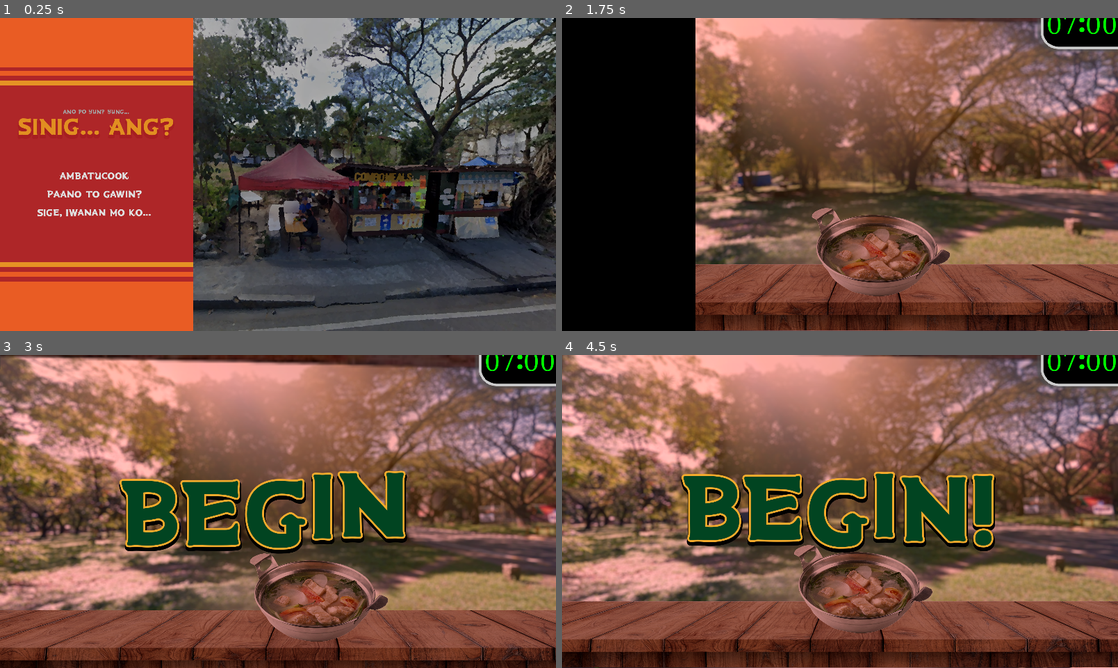
Above: before the commit, frames 1-4 (two rows, left to right).
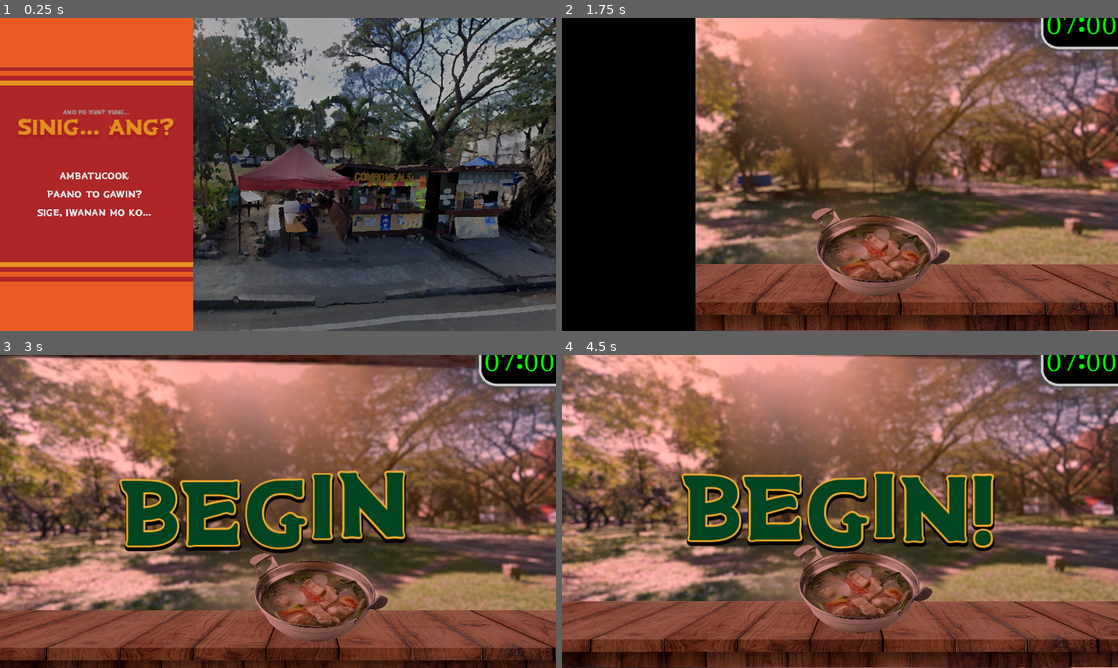
Above: after the commit, the same moments.

Repository: FlamingHerb/develup-chapter-1-quest
Game: Godot game, scene res://scenes/main_menu.tscn
The game is run twice, just before and just after one commit, with the same random seed, the same clock (stepped at 60 frames per second) and the same inputs. The engine's default icon, where the game draws it, is replaced by a stand-in: a white triangle on a blue panel in a dark square. Sound files missing from this copy of the repository are replaced by a short silence.
Inputs (mouse positions are in pixels of both pictures, inside the frame that each line leads up to):
- Up to frame 1 (0.25 s): no input
- Up to frame 2 (1.75 s): click "Ambatucook" at 0.5 s; click "sige, iwanan mo ko..." at 1.25 s
- Up to frame 3 (3 s): tap Enter at 2 s; move the mouse to (400, 495) at 2.02 s; click (400, 495) at 2.17 s; tap Space at 2.27 s; move the mouse to (166, 527) at 2.77 s; click (166, 527) at 2.92 s
- Up to frame 4 (4.5 s): tap Space at 3.02 s; move the mouse to (895, 442) at 3.52 s; click (895, 442) at 3.67 s; move the mouse to (812, 574) at 4.27 s; click (812, 574) at 4.42 s

The runs differ from the first frame. In frame 1, 0.3% of the frame differs, in the area x 3-32%, y 29-38%; in frame 2, 0.1%; in frame 3, 1.7%; in frame 4, 2.0%, in the area x 21-100%, y 0-64%.

Commit message:
fix: changing fonts to ttf

Diff:
--- a/scenes/game_main.tscn
+++ b/scenes/game_main.tscn
@@ -11,8 +11,8 @@
 [ext_resource type="Environment" uid="uid://2b06qi8mpq8e" path="res://graphics/game_main/env.tres" id="5_t62qh"]
 [ext_resource type="Script" path="res://scripts/screen_tint.gd" id="10_6w0uc"]
 [ext_resource type="Texture2D" uid="uid://stoy8dp481gx" path="res://scripts/daynightcycle-gradient-texture.tres" id="11_5bvha"]
-[ext_resource type="FontFile" uid="uid://7dxyuf2yu41a" path="res://fonts/pipanganan.otf" id="12_gm7aq"]
 [ext_resource type="StyleBox" uid="uid://c41n44aj7nu4l" path="res://scenes/themes/combo_panel.tres" id="12_ir30y"]
+[ext_resource type="FontFile" uid="uid://2ne5fj81qgw" path="res://fonts/pipanganan_web.ttf" id="13_0thuj"]
 
 [sub_resource type="CapsuleShape2D" id="CapsuleShape2D_goop2"]
 radius = 45.0
@@ -38,7 +38,7 @@
 size = Vector2(3068, 145)
 
 [sub_resource type="LabelSettings" id="LabelSettings_nyyn1"]
-font = ExtResource("12_gm7aq")
+font = ExtResource("13_0thuj")
 font_size = 32
 
 [sub_resource type="StyleBoxFlat" id="StyleBoxFlat_aa8wr"]
@@ -51,7 +51,7 @@
 shadow_offset = Vector2(-5, 3)
 
 [sub_resource type="LabelSettings" id="LabelSettings_nhwy5"]
-font = ExtResource("12_gm7aq")
+font = ExtResource("13_0thuj")
 font_size = 52
 font_color = Color(0, 1, 0, 1)
 
@@ -65,7 +65,7 @@
 texture = SubResource("GradientTexture1D_4tim2")
 
 [sub_resource type="LabelSettings" id="LabelSettings_a06cu"]
-font = ExtResource("12_gm7aq")
+font = ExtResource("13_0thuj")
 font_size = 52
 font_color = Color(1, 0, 0, 1)
 
@@ -259,7 +259,7 @@
 offset_right = 113.0
 offset_bottom = 70.0
 theme_override_colors/font_color = Color(0.658824, 0.658824, 0.658824, 1)
-theme_override_fonts/font = ExtResource("12_gm7aq")
+theme_override_fonts/font = ExtResource("13_0thuj")
 theme_override_font_sizes/font_size = 64
 text = "0
 "
@@ -331,7 +331,7 @@
 theme_override_constants/outline_size = 16
 theme_override_constants/shadow_offset_y = 6
 theme_override_constants/shadow_outline_size = 24
-theme_override_fonts/normal_font = ExtResource("12_gm7aq")
+theme_override_fonts/normal_font = ExtResource("13_0thuj")
 theme_override_font_sizes/normal_font_size = 192
 theme_override_styles/normal = SubResource("StyleBoxEmpty_0my7p")
 bbcode_enabled = true
--- a/scenes/main_menu.tscn
+++ b/scenes/main_menu.tscn
@@ -2,8 +2,8 @@
 
 [ext_resource type="Texture2D" uid="uid://byal6h856ynn0" path="res://graphics/titlescreen.png" id="1_8yg3x"]
 [ext_resource type="Script" path="res://scripts/main_menu.gd" id="1_pqmpq"]
-[ext_resource type="FontFile" uid="uid://7dxyuf2yu41a" path="res://fonts/pipanganan.otf" id="2_eofru"]
 [ext_resource type="PackedScene" uid="uid://b8ww0a1pvgtar" path="res://scenes/game_main.tscn" id="2_tokvt"]
+[ext_resource type="FontFile" uid="uid://2ne5fj81qgw" path="res://fonts/pipanganan_web.ttf" id="4_c7in5"]
 [ext_resource type="PackedScene" uid="uid://68su2xs0crgu" path="res://scenes/main_menu_comp/button.tscn" id="5_0ggim"]
 
 [node name="MainMenu" type="Node"]
@@ -108,7 +108,7 @@
 theme_override_constants/shadow_offset_x = 0
 theme_override_constants/shadow_offset_y = 6
 theme_override_constants/shadow_outline_size = 8
-theme_override_fonts/font = ExtResource("2_eofru")
+theme_override_fonts/font = ExtResource("4_c7in5")
 theme_override_font_sizes/font_size = 48
 text = "Sinig... Ang?"
 metadata/_edit_lock_ = true
@@ -119,7 +119,7 @@
 offset_right = 362.0
 offset_bottom = 206.0
 theme_override_colors/font_color = Color(0.646029, 0.646029, 0.646029, 1)
-theme_override_fonts/font = ExtResource("2_eofru")
+theme_override_fonts/font = ExtResource("4_c7in5")
 theme_override_font_sizes/font_size = 12
 text = "ano po yun? Yung..."
 horizontal_alignment = 1
--- a/scenes/themes/title_menu_button.tres
+++ b/scenes/themes/title_menu_button.tres
@@ -1,6 +1,7 @@
-[gd_resource type="Theme" load_steps=7 format=3 uid="uid://crdqpfrvvr1aj"]
+[gd_resource type="Theme" load_steps=8 format=3 uid="uid://crdqpfrvvr1aj"]
 
 [ext_resource type="FontFile" uid="uid://7dxyuf2yu41a" path="res://fonts/pipanganan.otf" id="1_evp06"]
+[ext_resource type="FontFile" uid="uid://2ne5fj81qgw" path="res://fonts/pipanganan_web.ttf" id="2_d1vsw"]
 
 [sub_resource type="StyleBoxEmpty" id="StyleBoxEmpty_t1e8e"]
 
@@ -13,7 +14,7 @@
 [sub_resource type="StyleBoxEmpty" id="StyleBoxEmpty_dpmyf"]
 
 [resource]
-default_font = ExtResource("1_evp06")
+default_font = ExtResource("2_d1vsw")
 default_font_size = 20
 Button/colors/font_hover_color = Color(0.898039, 0.572549, 0.141176, 1)
 Button/colors/font_hover_pressed_color = Color(0.898039, 0.572549, 0.141176, 1)
Binary file added: fonts/pipanganan_web.ttf
Not shown, added: fonts/pipanganan_web.ttf.import
